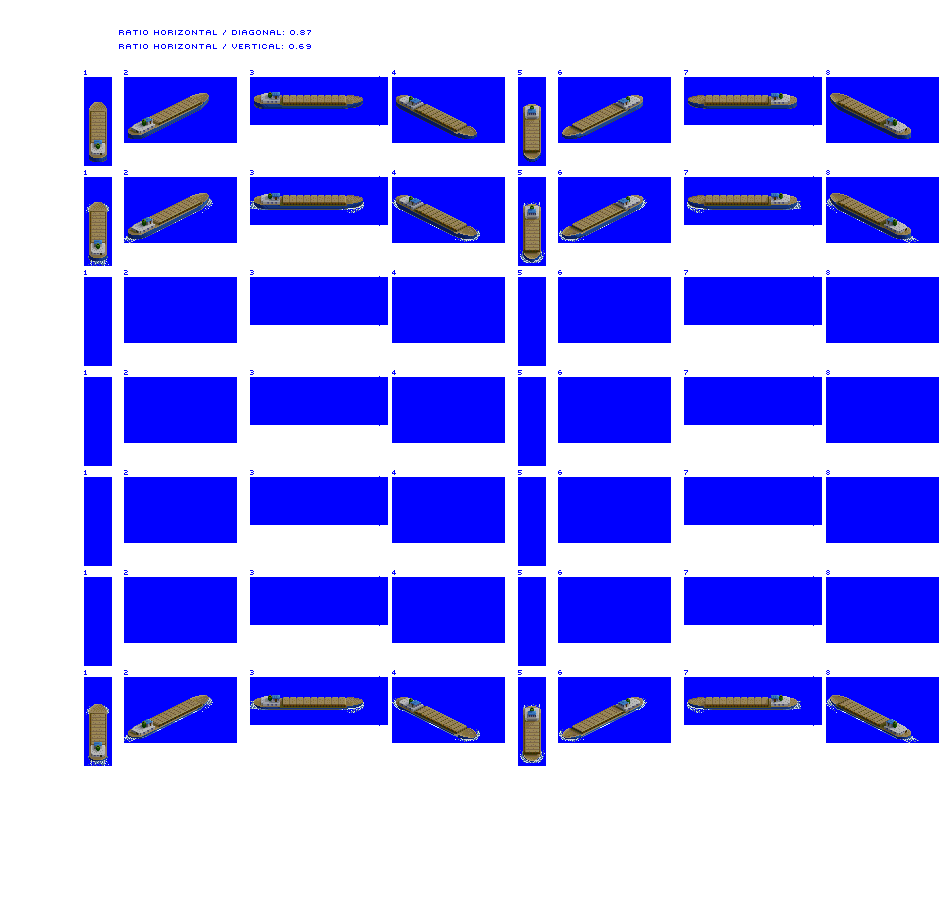
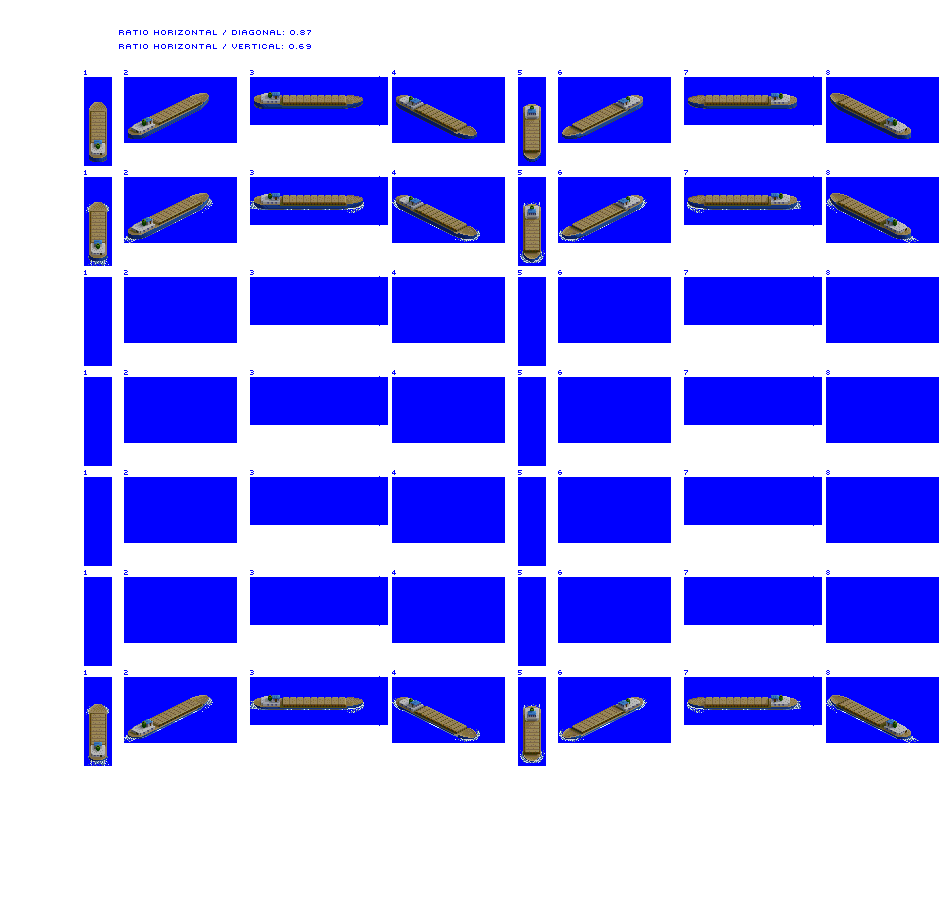
Revision of a layered 950px x 900px image; what changed, layer by layer:
painted on "prop / bow wash" over [left=284, top=209, right=768, bottom=710]
